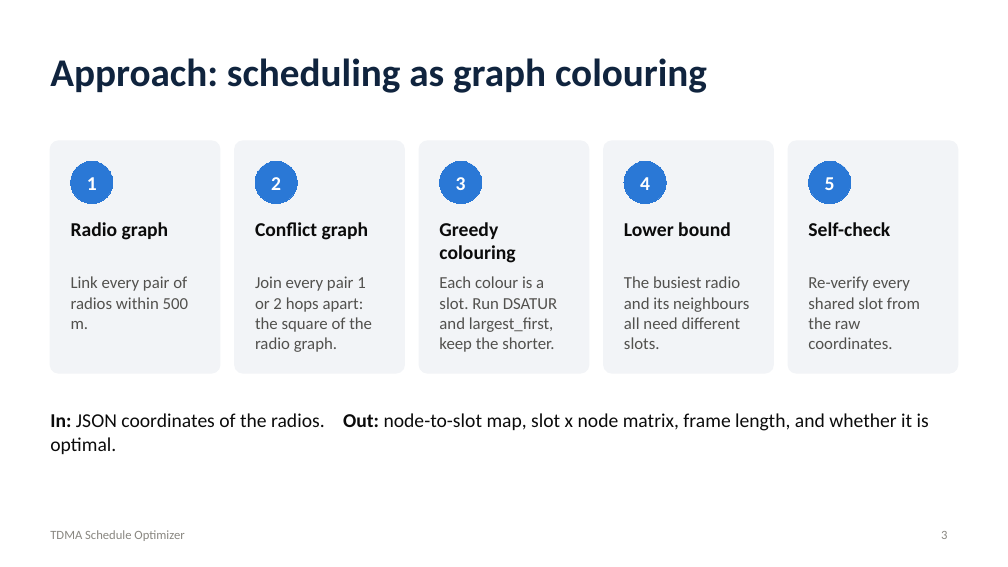
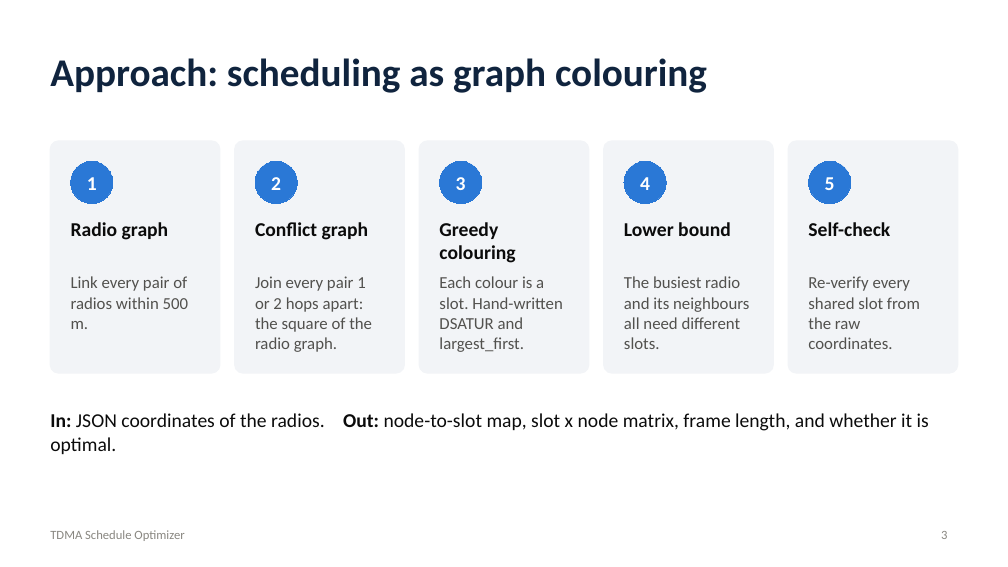
Before and after one commit to srikarreddyram/tdma-schedule-optimizer, a slide deck: slide 3 of presentation.pptx. Drawn at 1008x567 pixels with LibreOffice and Linux fonts; fonts in the diff are those of the drawing. Boxes give left, top, right and bottom in pixels: in the first picture for what was removed or moved away, otherwise in the second. Text is boxed around its words. In the diff, an @@ line names an element or a change of style, - is before the commit and + after.

Commit message:
Write DSATUR and largest_first colouring by hand
The task asks for a distance-2 colouring algorithm to be written, so the
colouring no longer calls networkx's greedy_color. graph_engine.py now
implements both strategies directly. Tests check that they give exactly
the same colourings as networkx on random layouts, so the grid schedule
and the recorded EMANE results are unchanged.

Docs, README and slides updated to match (98 tests).

```diff
--- a/presentation.pptx
+++ b/presentation.pptx
@@ text at [439, 276, 563, 352]: text changed @@
-Each colour is a slot. Run DSATUR and largest_first, keep the shorter.
+Each colour is a slot. Hand-written DSATUR and largest_first.
```
Also in this commit, not shown: 1 other slide changed, 5 other files.
